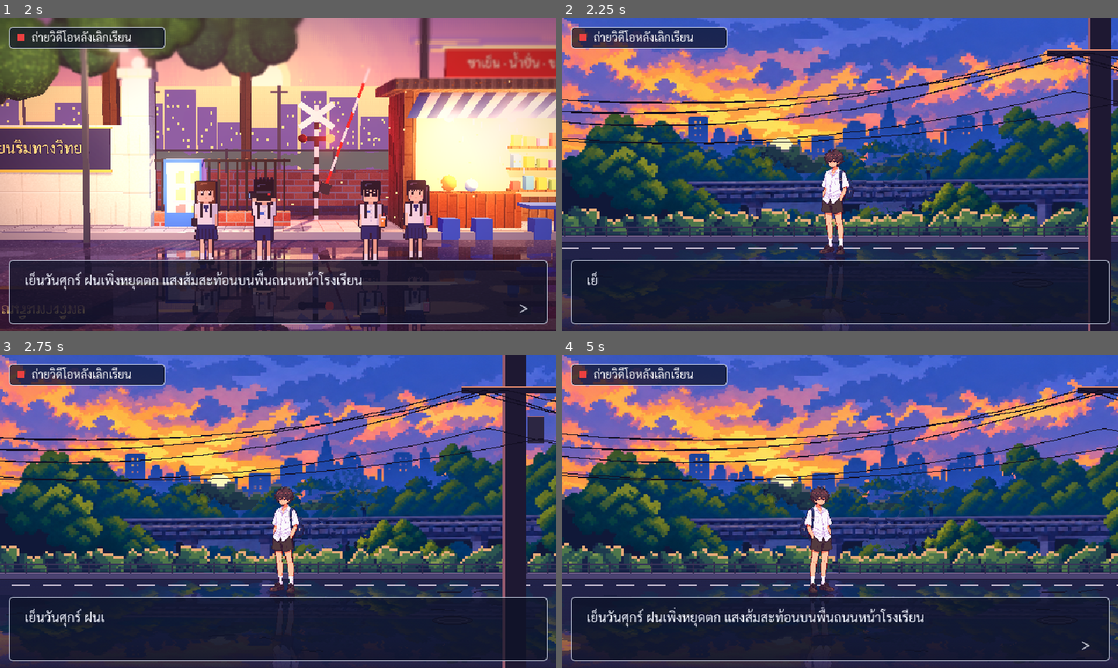
Above: before the commit, frames 1-4 (two rows, left to right).
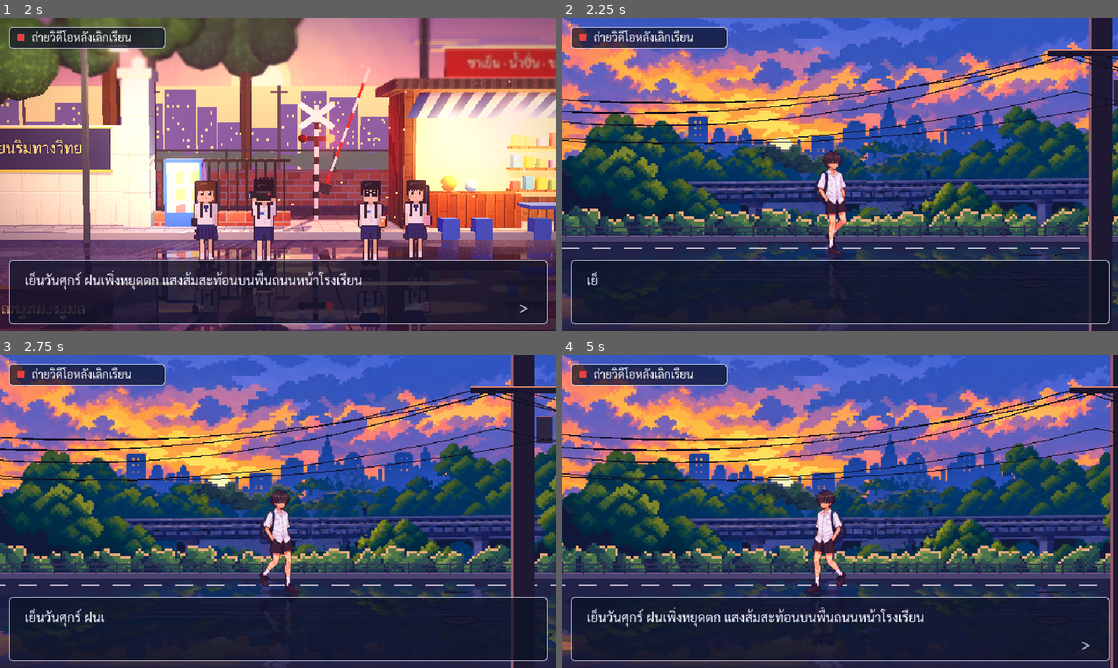
Above: after the commit, the same moments.

Repository: nerfmez/Story-game
Game: Godot game, scene res://scenes/main.tscn
Same seed, same stepped clock (60 frames per second), same inputs: the game is played once before the commit and once after it.
Inputs (mouse positions are in pixels of both pictures, inside the frame that each line leads up to):
- Up to frame 1 (2 s): tap Enter (ui_accept) at 0.5, 0.77, 1.52 s; move the mouse to (400, 158) at 0.52 s; hold Right (ui_right) 0.53-1.28 s; tap Tab at 0.6, 1.35 s; click (400, 158) at 0.67 s; move the mouse to (166, 190) at 1.27 s; hold Left (ui_left) from 1.28 s (still down)
- Up to frame 2 (2.25 s): move the mouse to (895, 105) at 2.02 s; release Left (ui_left) at 2.03 s; hold Right (ui_right) from 2.03 s (still down); tap Tab at 2.1 s
- Up to frame 3 (2.75 s): keep holding Right (ui_right)
- Up to frame 4 (5 s): move the mouse to (812, 574) at 2.77 s; tap Tab at 2.85, 3.6, 4.35 s; click (812, 574) at 2.92 s; tap Enter (ui_accept) at 3.02, 3.77, 4.52 s; move the mouse to (1006, 558) at 3.52 s; release Right (ui_right) at 3.53 s; hold Left (ui_left) from 3.53 s (still down); move the mouse to (673, 464) at 4.27 s

Frame 1 is identical in both runs. In frame 2, 2.8% of the frame differs, in the area x 0-100%, y 0-100%; in frame 3, 12%; in frame 4, 10%.

Commit message:
Walk animation from the supplied green-screen video
- tools/import_walk_video.py: takes one walk cycle from a video of the
  character walking in place, samples 8 frames, keys out the green,
  scales to the idle sprite's height with a shared crop (feet stay put)
  and snaps colours to the idle sprite's palette
- hero_walker.gd plays the 8-frame sheet while moving (flipped when
  walking right), idle pose when stopped; speed 45 px/s and 6 fps to
  match the stride; the road reflection animates too
- docs/walk.gif preview

Co-Authored-By: Claude Opus 5.5 <noreply@anthropic.com>
Claude-Session: https://claude.ai/code/session_011NAKRUA9btL4iodwTEM3Dh

Diff:
--- a/scenes/main.tscn
+++ b/scenes/main.tscn
@@ -20,6 +20,7 @@
 [ext_resource type="Script" path="res://scripts/hero_walker.gd" id="18_walker"]
 [ext_resource type="Texture2D" path="res://assets/bg/sunset/city.png" id="19_city"]
 [ext_resource type="Texture2D" path="res://assets/bg/sunset/city_reflect.png" id="20_city_reflect"]
+[ext_resource type="Texture2D" path="res://assets/characters/hero_walk.png" id="21_walk"]
 
 [sub_resource type="ShaderMaterial" id="ShaderMaterial_reflection"]
 shader = ExtResource("15_water")
@@ -179,6 +180,8 @@
 [node name="Hero" type="Node2D" parent="Characters"]
 position = Vector2(290, 152)
 script = ExtResource("18_walker")
+idle_texture = ExtResource("11_hero")
+walk_texture = ExtResource("21_walk")
 
 [node name="Reflection" type="Sprite2D" parent="Characters/Hero"]
 material = SubResource("ShaderMaterial_reflection")
--- a/scripts/hero_walker.gd
+++ b/scripts/hero_walker.gd
@@ -1,17 +1,26 @@
 extends Node2D
 ## ตัวละครเดินซ้าย-ขวา (ลูกศร หรือ A/D) ฉากหลังวนซ้ำไม่สิ้นสุดด้วย Parallax2D.repeat_size
-## ตอนนี้ยังไม่มีภาพท่าเดิน จึงใช้การเด้งขึ้นลงเล็กน้อยแทนจังหวะก้าวเท้า
-## ถ้ามีภาพท่าเดินภายหลัง ให้เปลี่ยน Body เป็น AnimatedSprite2D แล้วเล่นอนิเมชันใน _process
+## ยืนนิ่ง = ภาพ idle, เดิน = เล่นแผ่นภาพท่าเดิน (หลายเฟรมเรียงแนวนอน)
+## ภาพท่าเดินต้นฉบับหันไปทางซ้าย เวลาเดินขวาจึงพลิกภาพ
 
-@export var speed := 70.0
-## ความสูงที่เด้งต่อก้าว (พิกเซล)
-@export var bob_height := 2.0
-@export var steps_per_second := 3.5
+@export var idle_texture: Texture2D
+@export var walk_texture: Texture2D
+@export var walk_frames := 8
+## เฟรมต่อวินาทีของท่าเดิน (8 เฟรมต่อรอบ ≈ 1.3 วินาที ตามวิดีโอต้นฉบับ)
+@export var walk_fps := 6.0
+## ความเร็วเดิน (พิกเซล/วินาที) ตั้งให้พอดีกับก้าวเท้า เท้าจะไม่ไถลบนถนน
+@export var speed := 45.0
+## ภาพท่าเดินกว้างกว่าภาพยืน เลื่อนให้ตัวอยู่ตรงกลางเดียวกัน
+@export var walk_offset := Vector2(-5, 0)
 
 @onready var _body: Sprite2D = $Body
 @onready var _reflection: Sprite2D = $Reflection
 
-var _walk_time := 0.0
+var _anim_time := 0.0
+
+
+func _ready() -> void:
+	_set_pose(false, false)
 
 
 func _process(delta: float) -> void:
@@ -20,13 +29,24 @@
 		dir = float(Input.is_physical_key_pressed(KEY_D)) - float(Input.is_physical_key_pressed(KEY_A))
 	position.x += dir * speed * delta
 	if dir != 0.0:
-		_walk_time += delta
-		var bob := roundf(absf(sin(_walk_time * steps_per_second * PI)) * bob_height)
-		_body.offset.y = -bob
-		_reflection.offset.y = bob
-		_body.flip_h = dir < 0.0
-		_reflection.flip_h = dir < 0.0
+		_anim_time += delta
+		_set_pose(true, dir > 0.0)
 	else:
-		_walk_time = 0.0
-		_body.offset.y = 0.0
-		_reflection.offset.y = 0.0
+		_anim_time = 0.0
+		_set_pose(false, false)
+
+
+func _set_pose(walking: bool, facing_right: bool) -> void:
+	for sprite in [_body, _reflection]:
+		if walking and walk_texture:
+			sprite.texture = walk_texture
+			sprite.hframes = walk_frames
+			sprite.frame = int(_anim_time * walk_fps) % walk_frames
+			sprite.offset.x = walk_offset.x
+			sprite.flip_h = facing_right
+		elif idle_texture:
+			sprite.texture = idle_texture
+			sprite.hframes = 1
+			sprite.frame = 0
+			sprite.offset.x = 0.0
+			sprite.flip_h = false
Binary file added: assets/characters/hero_walk.png
Not shown, added: assets/characters/hero_walk.png.import
Binary file added: docs/walk.gif
Not shown: 1 places in scenes/main.tscn that only renumber resources
Not shown, changed: README.md
Not shown, added: art_source/hero_walk_greenscreen.mp4
Not shown, added: tools/import_walk_video.py
